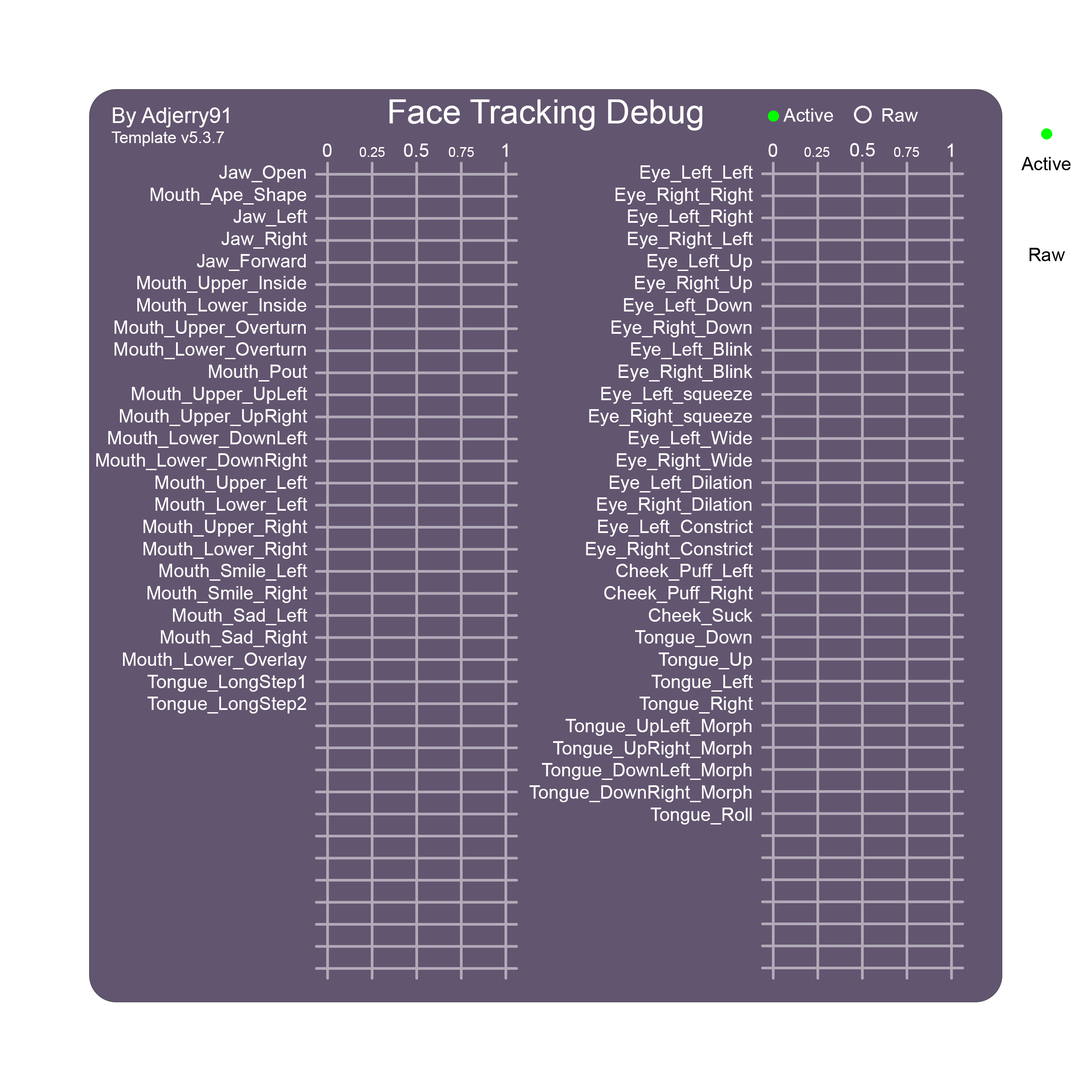
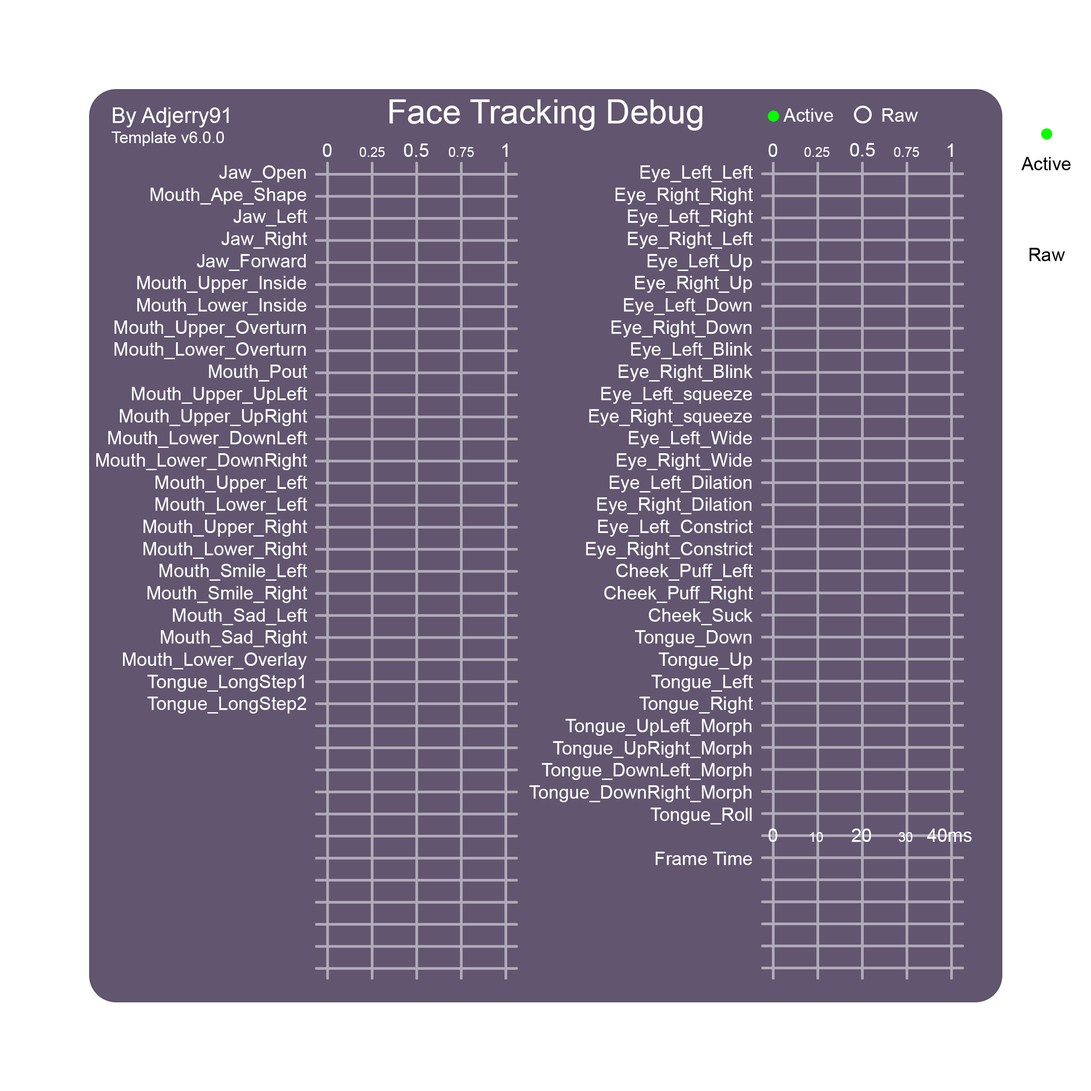
Layered file, before and after one edit (1091 × 1091). Changes by layer:
painted on "Template Version" over [left=189, top=131, right=225, bottom=144]
added group "Frame Time" with 5 layers in group "Text" over [left=768, top=828, right=973, bottom=843]
added layer "0 FrameTime" in group "Frame Time" over [left=768, top=828, right=778, bottom=843]
added layer "0.01 FrameTime" in group "Frame Time" over [left=810, top=832, right=824, bottom=843]
added layer "0.02 FrameTime" in group "Frame Time" over [left=852, top=828, right=872, bottom=843]
added layer "0.03 FrameTime" in group "Frame Time" over [left=898, top=832, right=914, bottom=843]
added layer "0.04 FrameTime" in group "Frame Time" over [left=927, top=828, right=973, bottom=843]
painted on "Shapekeys" (1st of 2, in "Column 2" › "Text") over [left=655, top=852, right=753, bottom=866]
